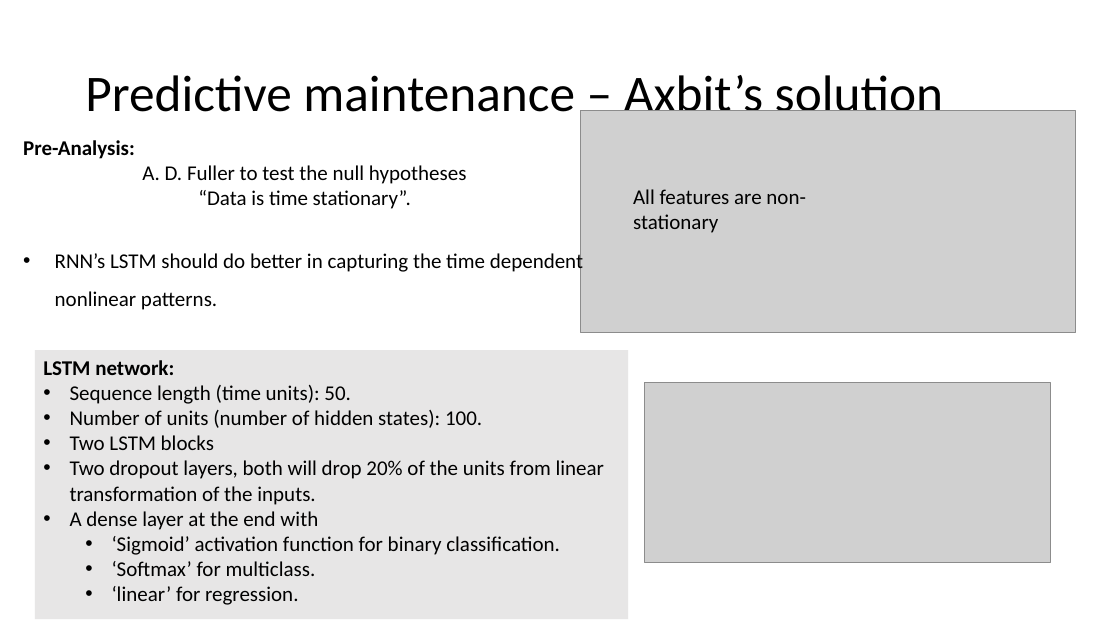
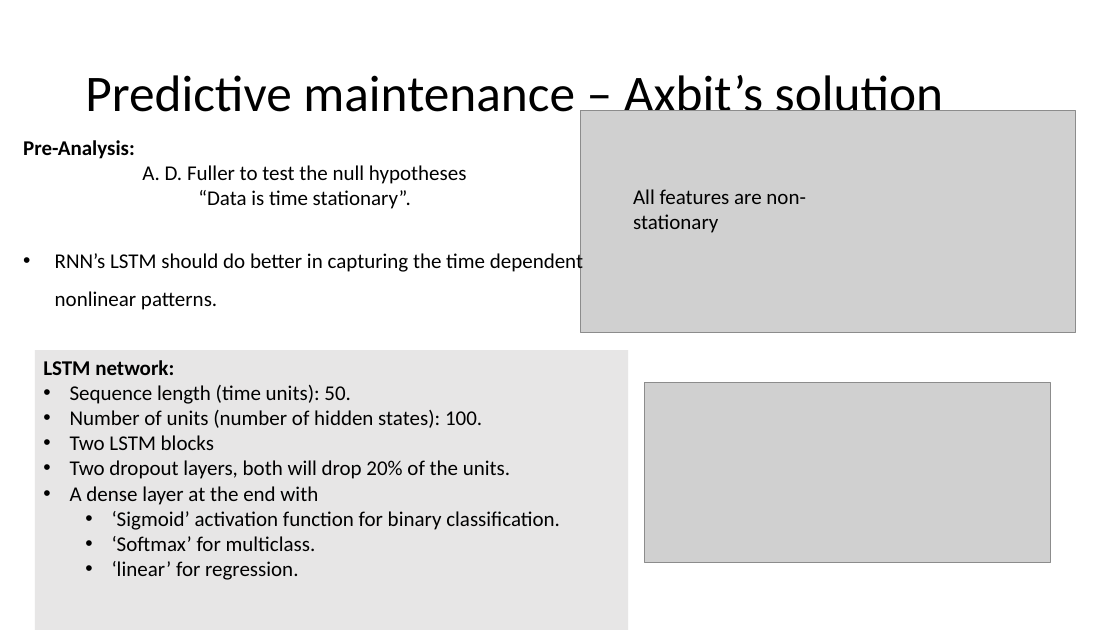
Before and after one commit to Axbit/ml-iot-showcases, a slide deck: slide 15 of PredictiveMaintenance/Predictive maintenance.pptx (slide 13 before the commit). Drawn at 1120x630 pixels with LibreOffice and Linux fonts; fonts in the diff are those of the drawing; grey boxes stand for pictures. Boxes give left, top, right and bottom in pixels: in the first picture for what was removed or moved away, otherwise in the second. Text is boxed around its words. In the diff, an @@ line names an element or a change of style, - is before the commit and + after.

```diff
--- a/PredictiveMaintenance/Predictive maintenance.pptx
+++ b/PredictiveMaintenance/Predictive maintenance.pptx
@@ rectangle "LSTM network:": place and size @@
-rectangle "LSTM network:" at [35, 350, 628, 619]
+rectangle "LSTM network:" at [35, 350, 628, 630]
@@ text in rectangle at [70, 460, 510, 479]: text changed @@
-• Two dropout layers, both will drop 20% of the units from linear transformation of the inputs.
+• Two dropout layers, both will drop 20% of the units.
```
Also in this commit, not shown: 5 other slides changed, 2 slides added.
